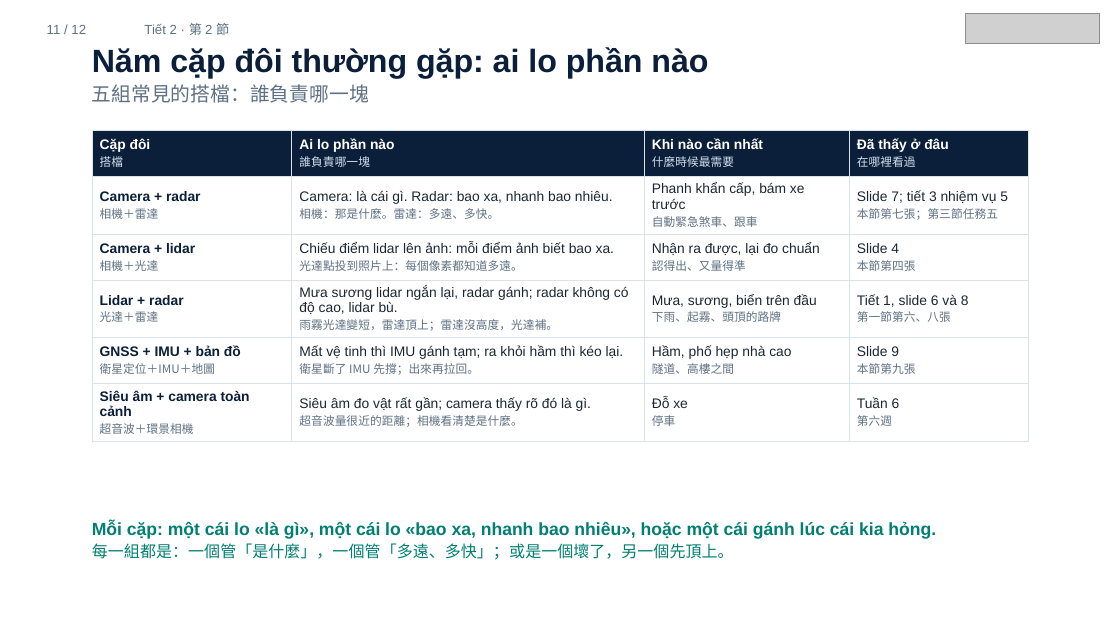
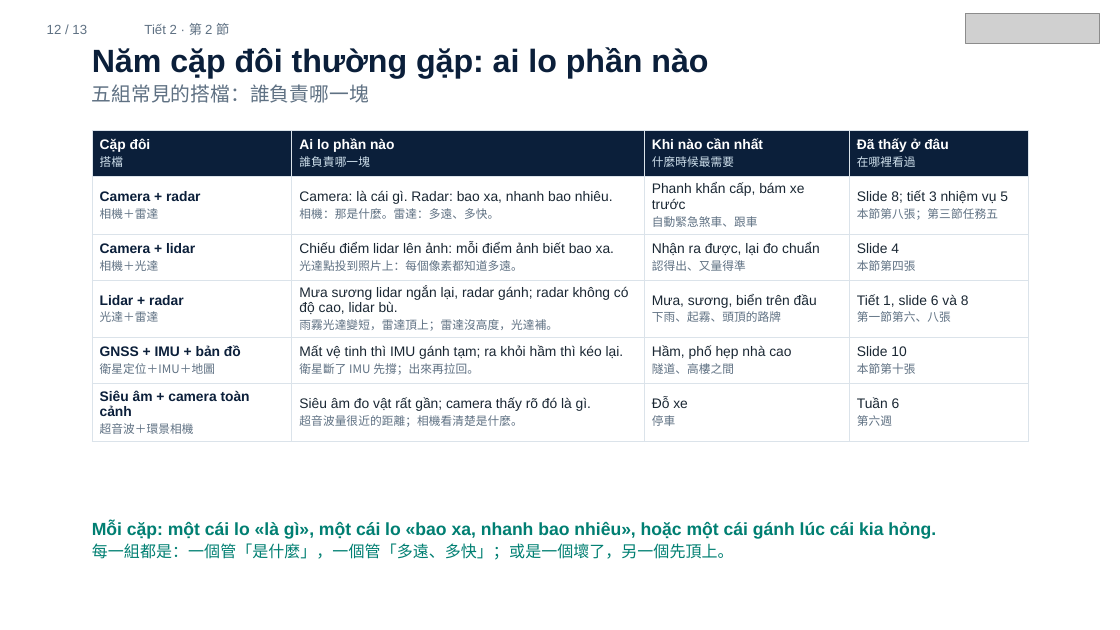
Before and after one commit to ch-neural/MITUST-Principles-of-Self-Driving-Cars, a slide deck: slide 12 of 第七週(10-22)/第七週_第2節_簡報.pptx (slide 11 before the commit). Drawn at 1120x630 pixels with LibreOffice and Linux fonts; fonts in the diff are those of the drawing; grey boxes stand for pictures. Boxes give left, top, right and bottom in pixels: in the first picture for what was removed or moved away, otherwise in the second. Text is boxed around its words. In the diff, an @@ line names an element or a change of style, - is before the commit and + after.

```diff
--- a/第七週(10-22)/第七週_第2節_簡報.pptx
+++ b/第七週(10-22)/第七週_第2節_簡報.pptx
@@ text at <box>47,25,87,34</box>: text changed @@
-11 / 12
+12 / 13
@@ table at <box>92,130,1028,438</box> @@
-row 2, column 4: Slide 7; tiết 3 nhiệm vụ 5 / 本節第七張；第三節任務五
+row 2, column 4: Slide 8; tiết 3 nhiệm vụ 5 / 本節第八張；第三節任務五
-row 5, column 4: Slide 9 / 本節第九張
+row 5, column 4: Slide 10 / 本節第十張
```
Also in this commit, not shown: 10 other slides changed, 1 slide added, 6 other files.
